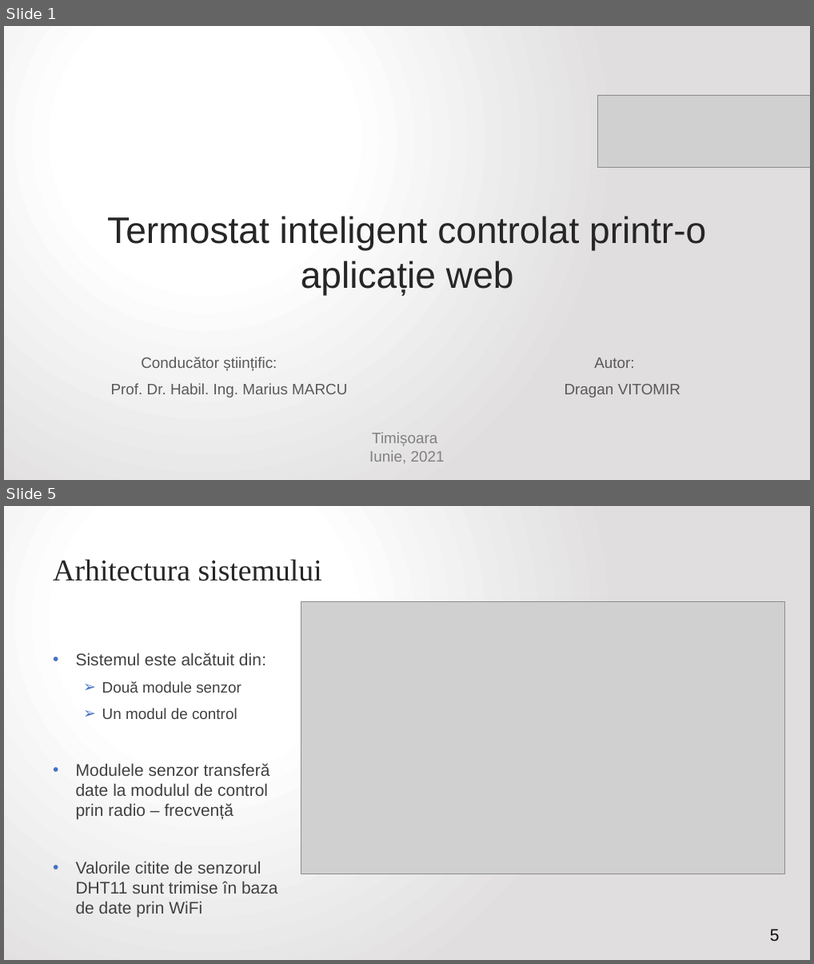
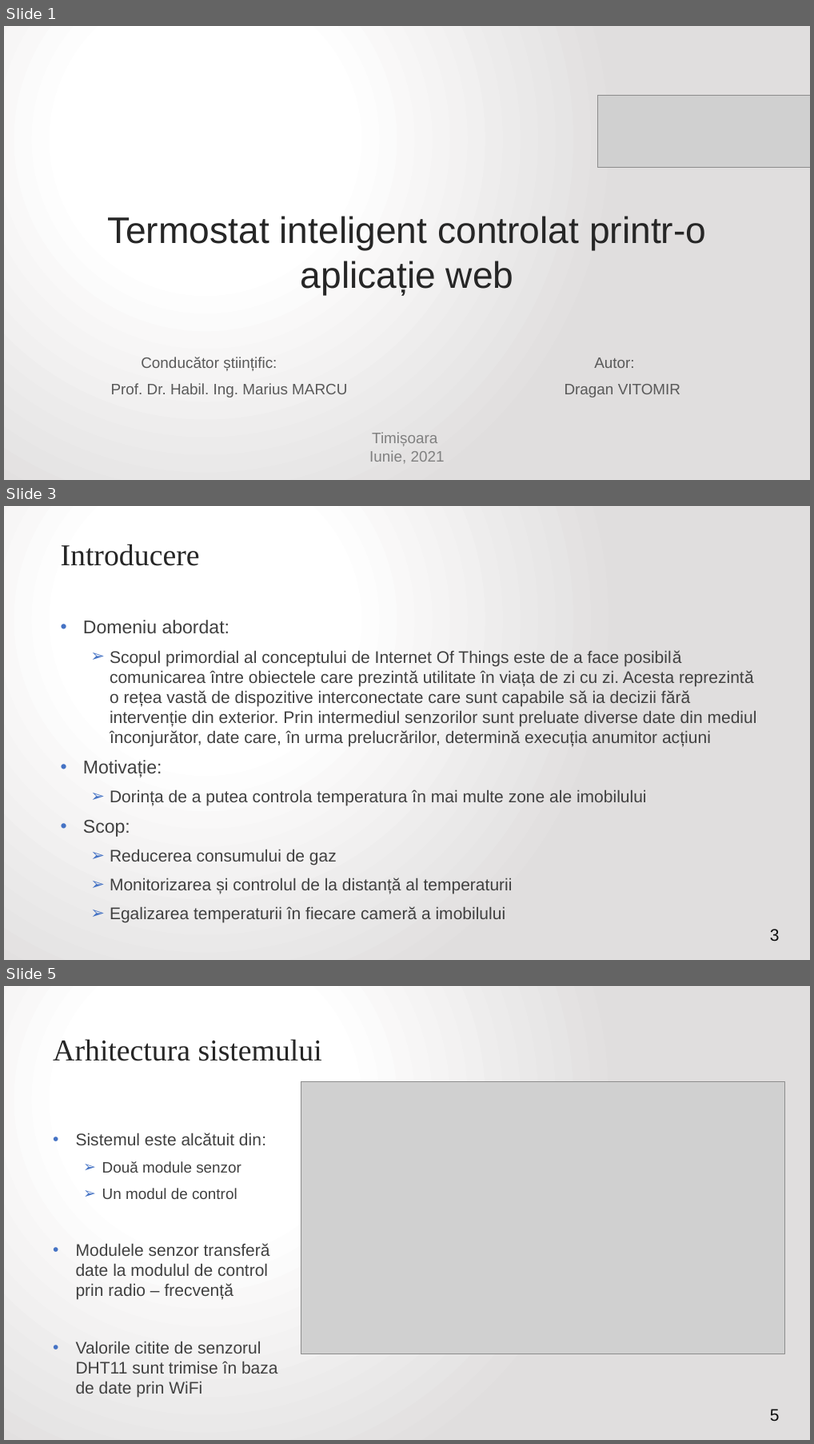
Before and after one commit to VitomirDragan/TemperatureManagement-IOT-, a slide deck: Prezentare/Termostat inteligent controlat printr-o aplicație web.pptx. Shown one above the other, each under a label of ours: slides 1 and 5 before the commit, slides 1, 3 and 5 after it; the slides between them are not shown. The pictures are 814x964 and 814x1444 pixels, drawn with LibreOffice and Linux fonts; fonts in the diff are those of the drawing; grey boxes stand for pictures. Boxes give left, top, right and bottom in pixels: in the first picture for what was removed or moved away, otherwise in the second. Text is boxed around its words. In the diff, an @@ line names an element or a change of style, - is before the commit and + after.

```diff
--- a/Prezentare/Termostat inteligent controlat printr-o aplicație web.pptx
+++ b/Prezentare/Termostat inteligent controlat printr-o aplicație web.pptx
@@ slide 3 added at bbox=[4, 506, 810, 960], background gradient #FFFFFF to #E1DFDF @@
@@ title added at bbox=[61, 544, 200, 566], 36 pt, text #262626 @@
+Introducere
@@ text added at bbox=[83, 620, 758, 922], 20 pt, text #404040 @@
+• Domeniu abordat:
+  ➢ Scopul primordial al conceptului de Internet Of Things este de a face posibilă comunicarea între obiectele care prezintă utilitate în viața de zi cu zi. Acesta reprezintă o rețea vastă de dispozitive interconectate care sunt capabile să ia decizii fără intervenție din exterior. Prin intermediul senzorilor sunt preluate diverse date din mediul înconjurător, date care, în urma prelucrărilor, determină execuția anumitor acțiuni
+• Motivație:
+  ➢ Dorința de a putea controla temperatura în mai multe zone ale imobilului
+• Scop:
+  ➢ Reducerea consumului de gaz
+  ➢ Monitorizarea și controlul de la distanță al temperaturii
+  ➢ Egalizarea temperaturii în fiecare cameră a imobilului
@@ page number added at bbox=[770, 928, 780, 940], 20 pt, text #0D0D0D @@
+3
```
Also in this commit, not shown: 4 slides changed, 1 other slide added, 6 slides removed, 10 other files.
